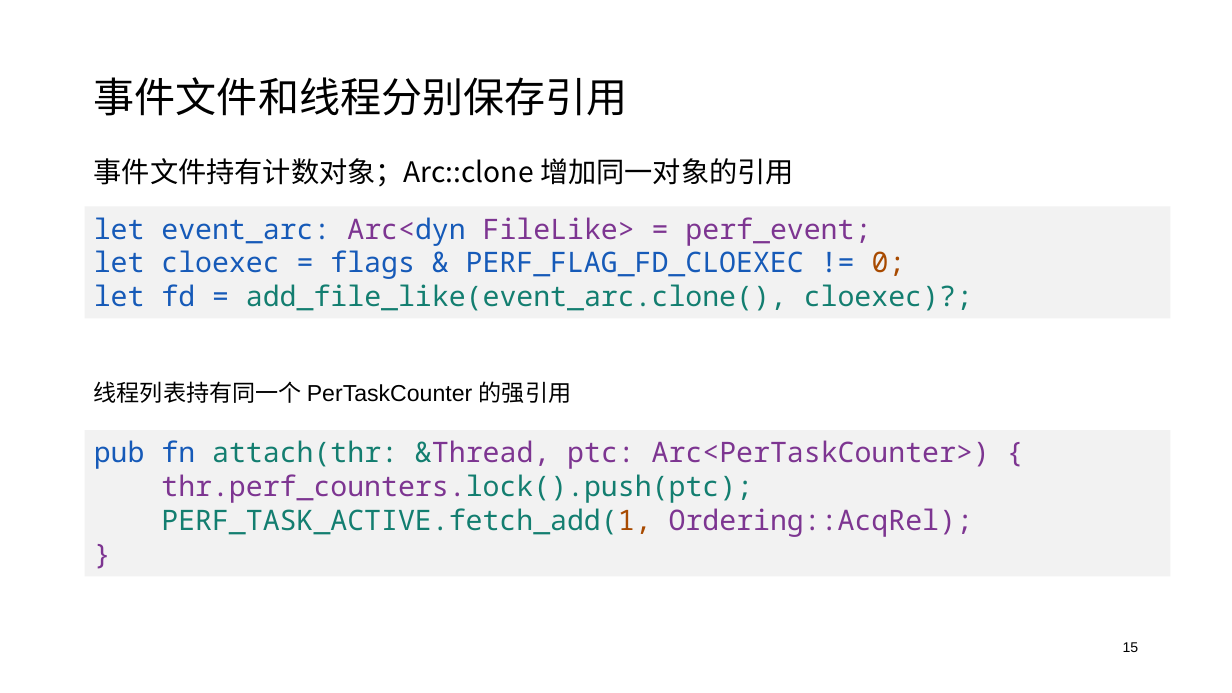
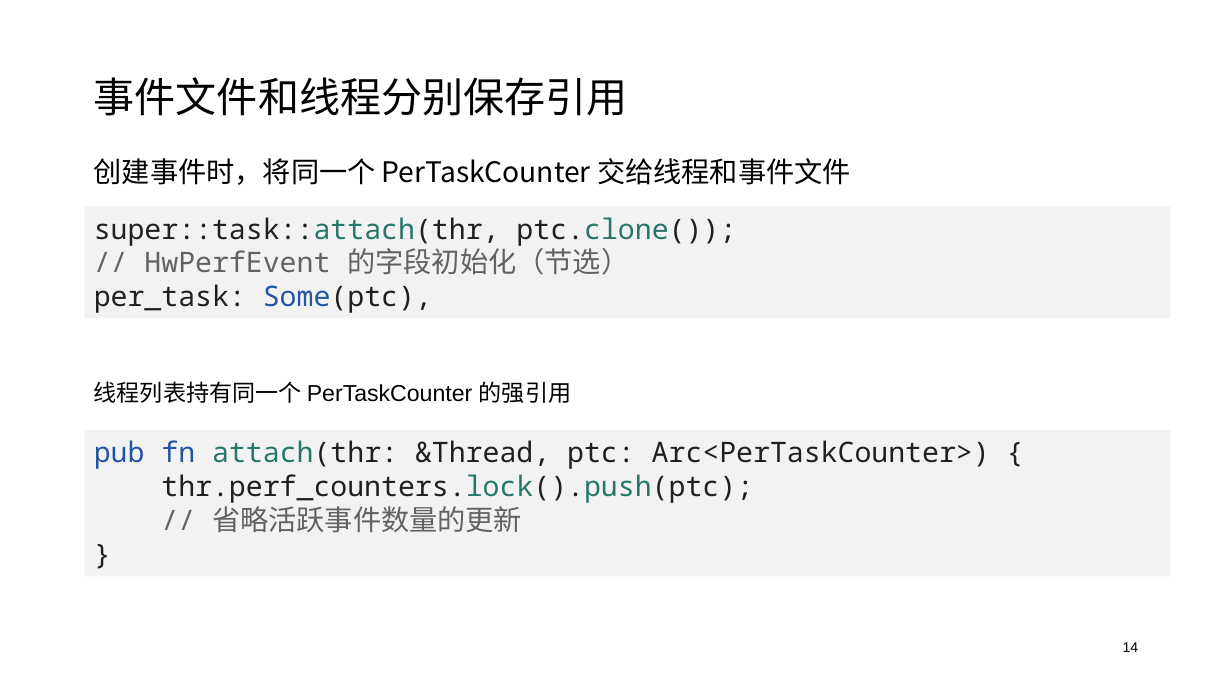
Before and after one commit to oscomp-posad/tgoskits, a slide deck: slide 14 of docs/presentations/starryos-perf.pptx (slide 15 before the commit). Drawn at 1232x693 pixels with LibreOffice and Linux fonts; fonts in the diff are those of the drawing. Boxes give left, top, right and bottom in pixels: in the first picture for what was removed or moved away, otherwise in the second. Text is boxed around its words. In the diff, an @@ line names an element or a change of style, - is before the commit and + after.

Commit message:
docs(perf): explain counter scheduling and sampling step by step

```diff
--- a/docs/presentations/starryos-perf.pptx
+++ b/docs/presentations/starryos-perf.pptx
@@ text at (x1=94, y1=158, x2=851, y2=185): text changed @@
-事件文件持有计数对象；Arc::clone 增加同一对象的引用
+创建事件时，将同一个 PerTaskCounter 交给线程和事件文件
@@ text in rectangle at (x1=94, y1=217, x2=736, y2=313): text changed; text colour #165AB8 to #202020 @@
-let event_arc: Arc<dyn FileLike> = perf_event;
-let cloexec = flags & PERF_FLAG_FD_CLOEXEC != 0;
-let fd = add_file_like(event_arc.clone(), cloexec)?;
+super::task::attach(thr, ptc.clone());
+// HwPerfEvent 的字段初始化（节选）
+per_task: Some(ptc),
@@ text in rectangle at (x1=94, y1=440, x2=990, y2=533): text changed; text colour #7D3591 to #202020 @@
-pub fn attach(thr: &Thread, ptc: Arc<PerTaskCounter>) {
-thr.perf_counters.lock().push(ptc);
-PERF_TASK_ACTIVE.fetch_add(1, Ordering::AcqRel);
-}
+pub fn attach(thr: &Thread, ptc: Arc<PerTaskCounter>) {
+thr.perf_counters.lock().push(ptc);
+// 省略活跃事件数量的更新
+}
@@ text at (x1=1123, y1=642, x2=1139, y2=652): text changed @@
-15
+14
```
Also in this commit, not shown: 22 other slides changed, 1 other file.
